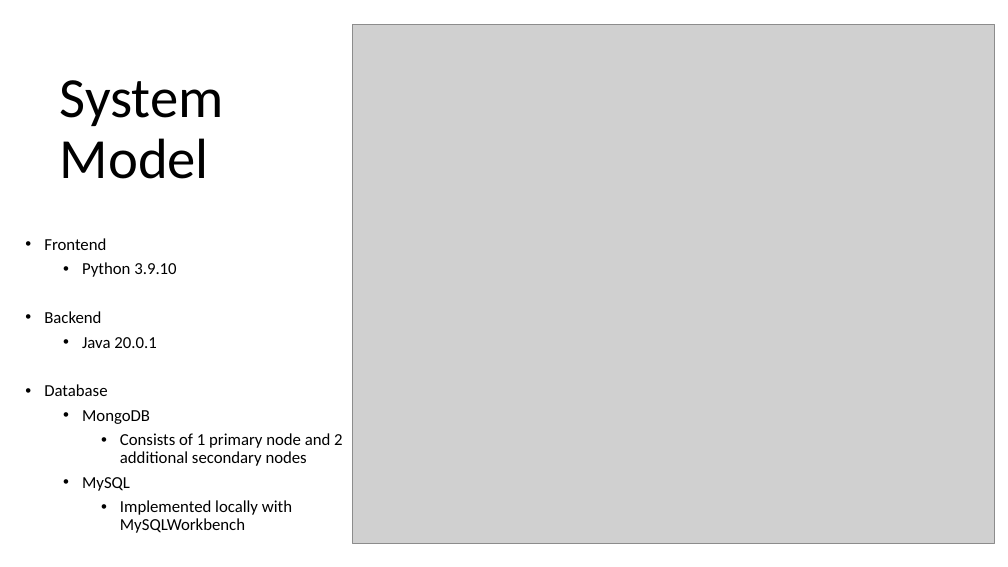
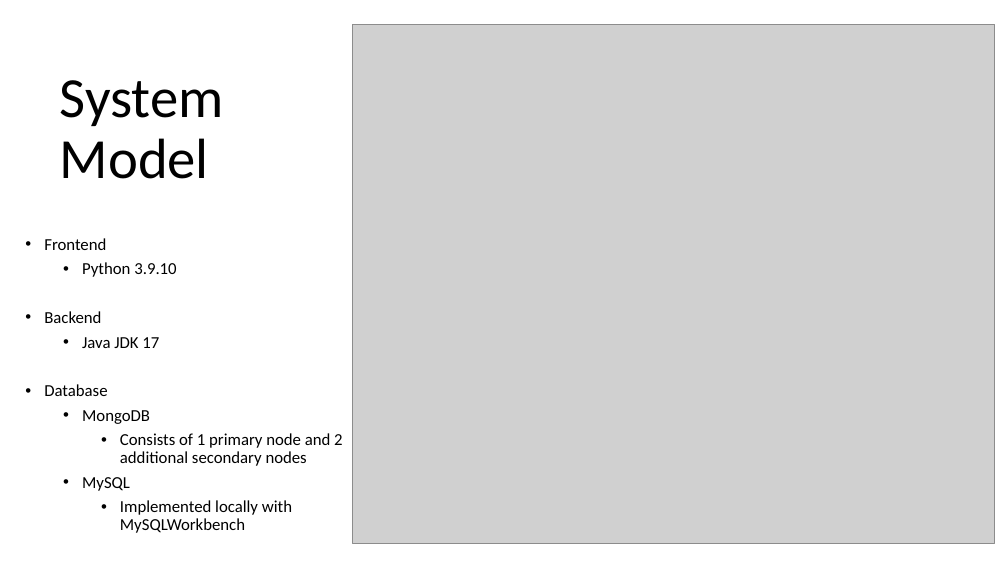
Before and after one commit to NoamSmilovich/CMPE272-Hotel-Booking-Platform, a slide deck: slide 6 of CMPE272_ProjectFinalPresentation.pptx. Drawn at 1008x567 pixels with LibreOffice and Linux fonts; fonts in the diff are those of the drawing; grey boxes stand for pictures. Boxes give left, top, right and bottom in pixels: in the first picture for what was removed or moved away, otherwise in the second. Text is boxed around its words. In the diff, an @@ line names an element or a change of style, - is before the commit and + after.

Commit message:
added final report + fix in presentation

```diff
--- a/CMPE272_ProjectFinalPresentation.pptx
+++ b/CMPE272_ProjectFinalPresentation.pptx
@@ text at bbox=[82, 337, 159, 348]: text changed @@
-  • Java 20.0.1
+  • Java JDK 17
```
Also in this commit, not shown: 1 other file.
